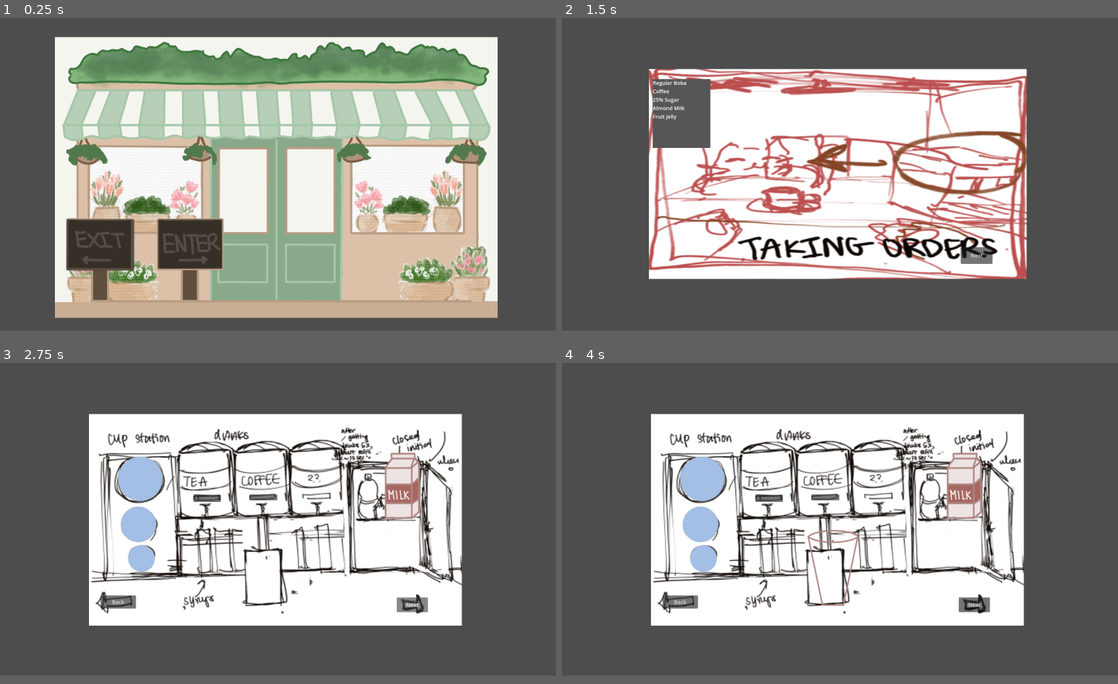
Above: before the commit, frames 1-4 (two rows, left to right).
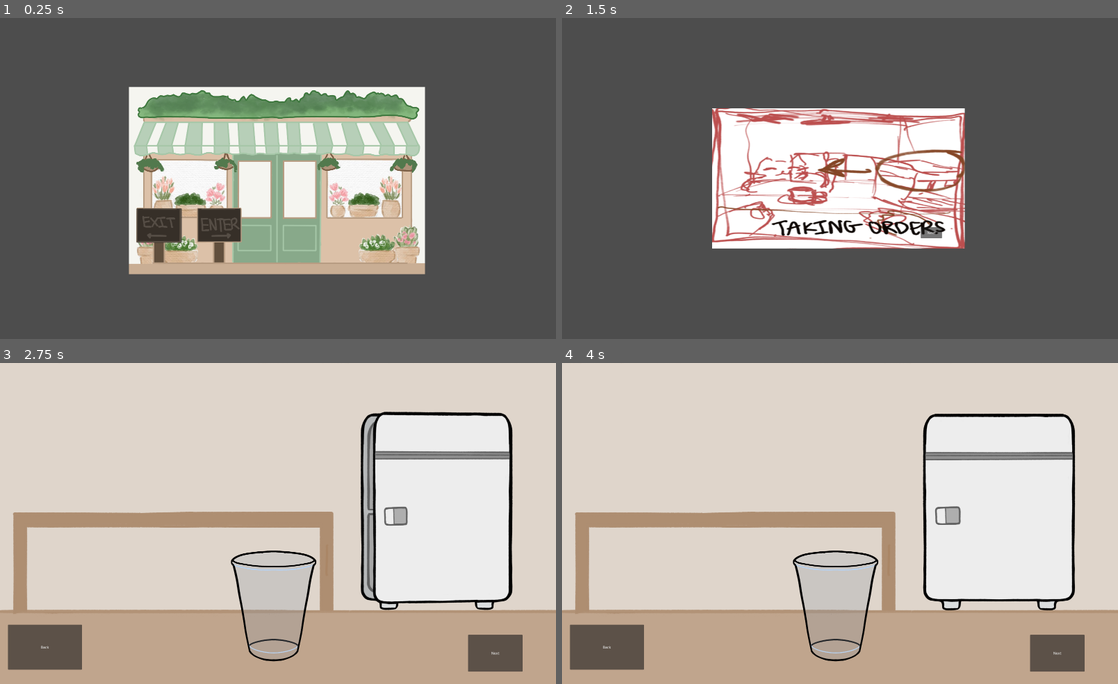
Above: after the commit, the same moments.

Repository: Lyra126/boba-cat
Game: Godot game, scene res://scenes/start_screen/main_scene.tscn
The game is run twice, just before and just after one commit, with the same random seed, the same clock (stepped at 60 frames per second) and the same inputs.
Inputs (mouse positions are in pixels of both pictures, inside the frame that each line leads up to; where the layout moved, square brackets give the same spot in the first picture):
- Up to frame 1 (0.25 s): no input
- Up to frame 2 (1.5 s): click (778, 220) [751, 242] at 0.5 s; tap Enter at 1.25 s; move the mouse to (812, 236) at 1.27 s; press the mouse at (812, 236) at 1.28 s
- Up to frame 3 (2.75 s): release the mouse at (250, 581) at 2 s; click "Next" at 2 s
- Up to frame 4 (4 s): click (701, 478) at 2.77 s; click (701, 523) at 3.52 s
In our replay, the window is 800x450 before the commit and 800x462 after it. These sizes can differ from the game's own. Grey fills any space a smaller window leaves; there, only what the larger window draws over its background counts as a difference.

The runs differ from the first frame. In frame 1, 59% of the frame differs, in the area x 9-90%, y 5-94%; in frame 2, 33%; in frame 3, 87%, in the area x 0-100%, y 0-98%; in frame 4, 86%.

Commit message:
created fridge, configured cup to liquids
- added background as well
- made global variable to ensure that multiple things cannot be clicked at once

Diff:
--- /dev/null
+++ b/global.gd
@@ -0,0 +1,3 @@
+extends Node
+
+var SomethingBeingClickedRn = false
--- a/project.godot
+++ b/project.godot
@@ -15,12 +15,16 @@
 config/features=PackedStringArray("4.2", "GL Compatibility")
 config/icon="res://assets/icon.svg"
 
+[autoload]
+
+global="*res://global.gd"
+
 [display]
 
 window/size/viewport_width=2560
-window/size/viewport_height=1440
+window/size/viewport_height=1480
 window/stretch/aspect="expand"
-window/stretch/scale=1.51
+window/stretch/scale=1.01
 
 [input]
 
--- a/scenes/customer_line/customer_line.gd
+++ b/scenes/customer_line/customer_line.gd
@@ -1,19 +1,9 @@
 extends Node2D
 
-var OrderForm
 
 # Called when the node enters the scene tree for the first time.
 func _ready():
 	$Next.pressed.connect(self._on_next_pressed)
-	OrderForm = preload("res://scenes/OrderForm/OrderForm.tscn").instantiate()
-	add_child(OrderForm)
-	showOrder()
-
-func showOrder():
-	OrderForm.show()
-
-func hideOrder():
-	OrderForm.hide()
 
 
 # Called every frame. 'delta' is the elapsed time since the previous frame.
@@ -22,4 +12,4 @@
 
 
 func _on_next_pressed():
-	get_tree().change_scene_to_file("res://scenes/drink_station/make_boba.tscn")
+	get_tree().change_scene_to_file("res://scenes/drink_station/liquid_station.tscn")
--- /dev/null
+++ b/scenes/drink_station/cup.gd
@@ -0,0 +1,71 @@
+extends Node2D
+
+var selected
+var offset = Vector2.ZERO
+var rest_point
+var rest_nodes = []
+var tea_droppable = false
+var body_ref
+var target_position
+var pouring_milk
+var pour_milk_left = false
+var pour_milk_right = true
+var cup_droppable_position = Vector2(800,173)
+
+# Called when the node enters the scene tree for the first time.
+func _ready():
+	pass # Replace with function body.
+
+
+# Called every frame. 'delta' is the elapsed time since the previous frame.
+func _process(delta):
+	pass
+
+func _on_cup_pick_up_input_event(viewport, event, shape_idx):
+	if Input.is_action_just_pressed("click") and not global.SomethingBeingClickedRn:
+		selected = true
+		global.SomethingBeingClickedRn = true;
+		offset = get_global_mouse_position() - global_position
+
+func _physics_process(delta):
+	if selected:
+		target_position = get_global_mouse_position() - offset
+		global_position = lerp(global_position, target_position, 15 * delta) # Smooth animation during dragging
+		#look_at(get_local_mouse_position())
+	else:
+		#global_position = lerp(global_position, Vector2.ZERO, 10 * delta)
+		rotation = lerp_angle(rotation, 0, 10 * delta)
+
+func _input(event):
+	if selected:
+		if event is InputEventMouseButton:
+			if event.button_index == MOUSE_BUTTON_LEFT and event.pressed:
+				if tea_droppable:
+					print("placeholder")
+				else:
+					global_position = lerp(global_position, Vector2.ZERO, 1)
+					selected = false
+					global.SomethingBeingClickedRn = false;
+				#if cup_droppable:
+					#milk_anim.show()
+					#milk_still.hide()
+					#if mouse_position.x > cup_droppable_position.x:
+						#if Input.is_action_just_pressed("click"):
+							#milk_anim.play("pouring_milk_right")
+					#elif mouse_position.x < cup_droppable_position.x:
+						#if Input.is_action_just_pressed("click"):
+							#milk_anim.play("pouring_milk_left")
+				#else:
+					#selected = false
+
+
+func _on_cup_pick_up_body_entered(body):
+	if body.is_in_group('tea-droppable'):
+		tea_droppable = true
+		print('inside')
+
+
+func _on_cup_pick_up_body_exited(body):
+	if body.is_in_group('tea-droppable'):
+		tea_droppable = false
+		print('outside')
--- /dev/null
+++ b/scenes/drink_station/fridge.gd
@@ -0,0 +1,41 @@
+extends Node2D
+@onready var semi_open = $FridgeSemiopen
+@onready var closed = $FridgeClosed
+@onready var open = $FridgeOpen
+
+var clicked = false
+
+# Called when the node enters the scene tree for the first time.
+func _ready():
+	closed.show()
+	open.hide()
+	semi_open.hide()
+
+# Called every frame. 'delta' is the elapsed time since the previous frame.
+func _process(delta):
+	pass
+
+func _on_area_2d_mouse_entered():
+	if not clicked:
+		semi_open.show()
+		closed.hide()
+		pass
+
+func _on_area_2d_input_event(viewport, event, shape_idx):
+	if event is InputEventMouseButton and event.button_index == MOUSE_BUTTON_LEFT:
+		if event.pressed:
+			open.show()
+			closed.hide()
+			semi_open.hide()
+			clicked = true
+	if event is InputEventMouseButton and event.button_index == MOUSE_BUTTON_RIGHT:
+		if event.pressed:
+			open.hide()
+			closed.show()
+			clicked = false
+
+func _on_area_2d_mouse_exited():
+	if not clicked:
+		closed.show()
+		semi_open.hide()
+	#open.hide()
--- /dev/null
+++ b/scenes/drink_station/liquid_station.gd
@@ -0,0 +1,60 @@
+extends Node2D
+
+var cupsize : String = ""
+var small : Texture = preload("res://assets/small.png")
+var medium : Texture = preload("res://assets/med.png")
+var large : Texture = preload("res://assets/large.png")
+var smallTea : Texture = preload("res://assets/smallTea.png")
+var medTea : Texture = preload("res://assets/medTea.png")
+var largeTea : Texture = preload("res://assets/largeTea.png")
+var smallCoffee : Texture = preload("res://assets/smallCoffee.png")
+var medCoffee : Texture = preload("res://assets/medCoffee.png")
+var largeCoffee : Texture = preload("res://assets/largeCoffee.png")
+
+
+# Called when the node enters the scene tree for the first time.
+func _ready():
+	$Back.pressed.connect(self._on_back_pressed)
+	$Next.pressed.connect(self._on_next_pressed)
+
+
+# Called every frame. 'delta' is the elapsed time since the previous frame.
+func _process(delta):
+	pass
+
+func _on_back_pressed():
+	get_tree().change_scene_to_file("res://scenes/customer_line/customer_line.tscn")
+
+
+func _on_next_pressed():
+	print("no next scene yet")
+
+func _on_largecup_pressed():
+	$cupsize/cup.set_texture(large)
+	cupsize = "l"
+
+func _on_medcup_pressed():
+	$cupsize/cup.set_texture(medium)
+	cupsize = "m"
+
+func _on_smallcup_pressed():
+	$cupsize/cup.set_texture(small)
+	cupsize = "s"
+
+func _on_tea_pressed():
+	if ($cupsize/cup.get_texture() != null && cupsize != null):
+		if(cupsize == "s"):
+			$cupsize/cup.set_texture(smallTea)
+		elif(cupsize == "m"):
+			$cupsize/cup.set_texture(medTea)
+		elif(cupsize == "l"):
+			$cupsize/cup.set_texture(largeTea)
+
+func _on_coffee_pressed():
+	if ($cupsize/cup.get_texture() != null && cupsize != null):
+		if(cupsize == "s"):
+			$cupsize/cup.set_texture(smallCoffee)
+		elif(cupsize == "m"):
+			$cupsize/cup.set_texture(medCoffee)
+		elif(cupsize == "l"):
+			$cupsize/cup.set_texture(largeCoffee)
--- /dev/null
+++ b/scenes/drink_station/liquid_station.tscn
@@ -0,0 +1,265 @@
+[gd_scene load_steps=25 format=3 uid="uid://cspsfyf0b2txa"]
+
+[ext_resource type="Script" path="res://scenes/drink_station/liquid_station.gd" id="1_p4uih"]
+[ext_resource type="Script" path="res://scenes/drink_station/milk.gd" id="4_t0iax"]
+[ext_resource type="Texture2D" uid="uid://c8gnhm635xay6" path="res://assets/milk.png" id="5_i0ygq"]
+[ext_resource type="Script" path="res://scenes/drink_station/cup.gd" id="6_68ikd"]
+[ext_resource type="Texture2D" uid="uid://bj3pkyveuc65m" path="res://assets/liquid_station/animations/milk-animation/left_1.png" id="6_j6uy8"]
+[ext_resource type="Texture2D" uid="uid://bay72gropcdqv" path="res://assets/liquid_station/animations/milk-animation/left_2.png" id="7_d4jhd"]
+[ext_resource type="Texture2D" uid="uid://bta4ltp57uqsf" path="res://assets/liquid_station/animations/milk-animation/left_3.png" id="8_icfsp"]
+[ext_resource type="Texture2D" uid="uid://bdrjrgklxsjyp" path="res://assets/liquid_station/animations/milk-animation/right_1.png" id="9_8k3xs"]
+[ext_resource type="Texture2D" uid="uid://dk6r4kuqj4c6s" path="res://assets/liquid_station/animations/milk-animation/right_2.png" id="10_uk5f7"]
+[ext_resource type="Texture2D" uid="uid://dhe327i4mbvmg" path="res://assets/liquid_station/animations/milk-animation/right_3.png" id="11_42k4m"]
+[ext_resource type="Texture2D" uid="uid://26n3xfp856d1" path="res://assets/liquid_station/assets/fridge_closed.png" id="12_0otd3"]
+[ext_resource type="Texture2D" uid="uid://d3nshuiqio30k" path="res://assets/liquid_station/assets/background.png" id="13_8b6s5"]
+[ext_resource type="Script" path="res://scenes/drink_station/fridge.gd" id="13_ay75l"]
+[ext_resource type="Texture2D" uid="uid://b41ak5nosuxyo" path="res://assets/liquid_station/assets/fridge_open.png" id="14_dxkqo"]
+[ext_resource type="Texture2D" uid="uid://jastphwwwg00" path="res://assets/liquid_station/assets/fridge_semiopen.png" id="14_ulmdc"]
+[ext_resource type="Texture2D" uid="uid://bc4d8sl6v755m" path="res://assets/liquid_station/assets/front_cup.png" id="16_it5lc"]
+[ext_resource type="Texture2D" uid="uid://21cd7rwmx4u3" path="res://assets/liquid_station/assets/back_cup.png" id="17_yy1ah"]
+
+[sub_resource type="RectangleShape2D" id="RectangleShape2D_l4hdd"]
+size = Vector2(698, 823.5)
+
+[sub_resource type="GDScript" id="GDScript_fnsfk"]
+script/source = "extends StaticBody2D
+
+
+# Called when the node enters the scene tree for the first time.
+func _ready():
+	modulate = Color(Color.MEDIUM_AQUAMARINE, 0.7)
+
+# Called every frame. 'delta' is the elapsed time since the previous frame.
+func _process(delta):
+	#print(global_position)
+	pass
+
+func select():
+	for child in get_tree().get_nodes_in_group(\"droppable\"):
+		child.deselect()
+	modulate = Color.BLUE
+
+func deselect():
+	modulate = Color.WHITE
+"
+
+[sub_resource type="RectangleShape2D" id="RectangleShape2D_wx7pv"]
+size = Vector2(354, 487.883)
+
+[sub_resource type="RectangleShape2D" id="RectangleShape2D_dphaq"]
+size = Vector2(334, 481.5)
+
+[sub_resource type="RectangleShape2D" id="RectangleShape2D_lc8p1"]
+size = Vector2(396, 439)
+
+[sub_resource type="RectangleShape2D" id="RectangleShape2D_457jg"]
+size = Vector2(98.6572, 167.669)
+
+[sub_resource type="SpriteFrames" id="SpriteFrames_bxd5m"]
+animations = [{
+"frames": [{
+"duration": 1.0,
+"texture": ExtResource("5_i0ygq")
+}],
+"loop": true,
+"name": &"milk",
+"speed": 1.0
+}, {
+"frames": [{
+"duration": 1.0,
+"texture": ExtResource("6_j6uy8")
+}, {
+"duration": 1.0,
+"texture": ExtResource("7_d4jhd")
+}, {
+"duration": 1.0,
+"texture": ExtResource("8_icfsp")
+}, {
+"duration": 1.0,
+"texture": ExtResource("6_j6uy8")
+}, {
+"duration": 1.0,
+"texture": ExtResource("7_d4jhd")
+}, {
+"duration": 1.0,
+"texture": ExtResource("8_icfsp")
+}],
+"loop": false,
+"name": &"pouring_milk_left",
+"speed": 5.0
+}, {
+"frames": [{
+"duration": 1.0,
+"texture": ExtResource("9_8k3xs")
+}, {
+"duration": 1.0,
+"texture": ExtResource("10_uk5f7")
+}, {
+"duration": 1.0,
+"texture": ExtResource("11_42k4m")
+}, {
+"duration": 1.0,
+"texture": ExtResource("9_8k3xs")
+}, {
+"duration": 1.0,
+"texture": ExtResource("10_uk5f7")
+}, {
+"duration": 1.0,
+"texture": ExtResource("11_42k4m")
+}],
+"loop": false,
+"name": &"pouring_milk_right",
+"speed": 5.0
+}]
+
+[node name="liquid_station" type="Node2D"]
+script = ExtResource("1_p4uih")
+
+[node name="Camera2D" type="Camera2D" parent="."]
+
+[node name="Back" type="Button" parent="."]
+offset_left = -1231.0
+offset_top = 462.0
+offset_right = -893.0
+offset_bottom = 667.0
+text = "Back"
+metadata/_edit_use_anchors_ = true
+
+[node name="Next" type="Button" parent="."]
+offset_left = 866.0
+offset_top = 508.0
+offset_right = 1115.0
+offset_bottom = 676.0
+text = "Next"
+metadata/_edit_use_anchors_ = true
+
+[node name="fridge" type="Node2D" parent="."]
+script = ExtResource("13_ay75l")
+
+[node name="fridge_area" type="Area2D" parent="fridge"]
+position = Vector2(706, -29)
+metadata/_edit_lock_ = true
+
+[node name="CollisionShape2D" type="CollisionShape2D" parent="fridge/fridge_area"]
+position = Vector2(16, -44)
+shape = SubResource("RectangleShape2D_l4hdd")
+metadata/_edit_lock_ = true
+
+[node name="FridgeClosed" type="Sprite2D" parent="fridge"]
+visible = false
+z_index = 2
+position = Vector2(728.17, -54.71)
+scale = Vector2(1.06, 1.06)
+texture = ExtResource("12_0otd3")
+metadata/_edit_lock_ = true
+
+[node name="FridgeOpen" type="Sprite2D" parent="fridge"]
+z_index = -2
+position = Vector2(728.17, -55.71)
+scale = Vector2(1.06, 1.06)
+texture = ExtResource("14_dxkqo")
+metadata/_edit_lock_ = true
+
+[node name="FridgeSemiopen" type="Sprite2D" parent="fridge"]
+visible = false
+z_index = 2
+position = Vector2(726.17, -56.71)
+scale = Vector2(1.06, 1.06)
+texture = ExtResource("14_ulmdc")
+metadata/_edit_lock_ = true
+
+[node name="cup" type="Node2D" parent="."]
+script = ExtResource("6_68ikd")
+
+[node name="cup_spot" type="StaticBody2D" parent="cup" groups=["cup_drop", "droppable"]]
+script = SubResource("GDScript_fnsfk")
+
+[node name="CollisionShape2D" type="CollisionShape2D" parent="cup/cup_spot"]
+position = Vector2(-21, 377)
+shape = SubResource("RectangleShape2D_wx7pv")
+one_way_collision_margin = 0.0
+
+[node name="cup_sprite" type="Node2D" parent="cup"]
+
+[node name="FrontCup" type="Sprite2D" parent="cup/cup_sprite"]
+z_index = 5
+position = Vector2(-18, 362)
+scale = Vector2(0.641872, 0.641872)
+texture = ExtResource("16_it5lc")
+
+[node name="BackCup" type="Sprite2D" parent="cup/cup_sprite"]
+position = Vector2(-18, 362)
+scale = Vector2(0.642054, 0.642054)
+texture = ExtResource("17_yy1ah")
+
+[node name="cup_pick_up" type="Area2D" parent="cup/cup_sprite"]
+
+[node name="CollisionShape2D" type="CollisionShape2D" parent="cup/cup_sprite/cup_pick_up"]
+position = Vector2(-23, 376.25)
+shape = SubResource("RectangleShape2D_dphaq")
+
+[node name="Liquid Types" type="Control" parent="."]
+layout_mode = 3
+anchors_preset = 0
+offset_right = 40.0
+offset_bottom = 40.0
+metadata/_edit_use_anchors_ = true
+
+[node name="tea" type="StaticBody2D" parent="Liquid Types" groups=["tea-droppable"]]
+
+[node name="CollisionShape2D" type="CollisionShape2D" parent="Liquid Types/tea"]
+position = Vector2(-938, -266)
+shape = SubResource("RectangleShape2D_lc8p1")
+
+[node name="Milk Types" type="Control" parent="."]
+layout_mode = 3
+anchors_preset = 0
+offset_right = 40.0
+offset_bottom = 40.0
+metadata/_edit_use_anchors_ = true
+
+[node name="milk" type="Node2D" parent="Milk Types"]
+script = ExtResource("4_t0iax")
+
+[node name="milkSprite" type="Sprite2D" parent="Milk Types/milk"]
+position = Vector2(902.187, -205.219)
+scale = Vector2(1.69881, 1.6212)
+texture = ExtResource("5_i0ygq")
+
+[node name="milkArea" type="Area2D" parent="Milk Types/milk/milkSprite"]
+position = Vector2(-4.23083, 16.6158)
+scale = Vector2(0.900931, 0.960653)
+
+[node name="CollisionShape2D" type="CollisionShape2D" parent="Milk Types/milk/milkSprite/milkArea"]
+position = Vector2(5.22693, -13.0812)
+shape = SubResource("RectangleShape2D_457jg")
+
+[node name="milk_animations" type="AnimatedSprite2D" parent="Milk Types/milk"]
+position = Vector2(901.188, -204.219)
+scale = Vector2(1.65893, 1.64399)
+sprite_frames = SubResource("SpriteFrames_bxd5m")
+animation = &"milk"
+
+[node name="background" type="TextureRect" parent="."]
+z_index = -6
+offset_left = -1274.0
+offset_top = -804.0
+offset_right = 1276.0
+offset_bottom = 733.0
+size_flags_horizontal = 4
+texture = ExtResource("13_8b6s5")
+metadata/_edit_lock_ = true
+
+[connection signal="pressed" from="Back" to="." method="_on_button_pressed"]
+[connection signal="pressed" from="Next" to="." method="_on_button_2_pressed"]
+[connection signal="input_event" from="fridge/fridge_area" to="fridge" method="_on_area_2d_input_event"]
+[connection signal="mouse_entered" from="fridge/fridge_area" to="fridge" method="_on_area_2d_mouse_entered"]
+[connection signal="mouse_exited" from="fridge/fridge_area" to="fridge" method="_on_area_2d_mouse_exited"]
+[connection signal="body_entered" from="cup/cup_sprite/cup_pick_up" to="cup" method="_on_cup_pick_up_body_entered"]
+[connection signal="body_exited" from="cup/cup_sprite/cup_pick_up" to="cup" method="_on_cup_pick_up_body_exited"]
+[connection signal="input_event" from="cup/cup_sprite/cup_pick_up" to="cup" method="_on_cup_pick_up_input_event"]
+[connection signal="body_entered" from="Milk Types/milk/milkSprite/milkArea" to="Milk Types/milk" method="_on_milk_area_body_entered"]
+[connection signal="body_exited" from="Milk Types/milk/milkSprite/milkArea" to="Milk Types/milk" method="_on_milk_area_body_exited"]
+[connection signal="input_event" from="Milk Types/milk/milkSprite/milkArea" to="Milk Types/milk" method="_on_milk_area_input_event"]
+[connection signal="animation_finished" from="Milk Types/milk/milk_animations" to="Milk Types/milk" method="_on_milk_animations_animation_finished"]
+[connection signal="animation_looped" from="Milk Types/milk/milk_animations" to="Milk Types/milk" method="_on_milk_animations_animation_looped"]
--- a/scenes/drink_station/make_boba.tscn
+++ b/scenes/drink_station/make_boba.tscn
@@ -5,12 +5,12 @@
 [ext_resource type="Texture2D" uid="uid://ooy1y8vts1b5" path="res://assets/download-removebg-preview.png" id="2_fwgpi"]
 [ext_resource type="Script" path="res://scenes/drink_station/milk.gd" id="3_wtyj4"]
 [ext_resource type="Texture2D" uid="uid://c8gnhm635xay6" path="res://assets/milk.png" id="4_21wc3"]
-[ext_resource type="Texture2D" uid="uid://bj3pkyveuc65m" path="res://assets/animations/milk-animation/Untitled_Artwork-1 2.png" id="5_byvbw"]
-[ext_resource type="Texture2D" uid="uid://bay72gropcdqv" path="res://assets/animations/milk-animation/Untitled_Artwork-2 3.png" id="6_nscbu"]
-[ext_resource type="Texture2D" uid="uid://bta4ltp57uqsf" path="res://assets/animations/milk-animation/Untitled_Artwork-3 2.png" id="7_c8l71"]
-[ext_resource type="Texture2D" uid="uid://bdrjrgklxsjyp" path="res://assets/animations/milk-animation/Untitled_Artwork-1.png" id="8_gf7pw"]
-[ext_resource type="Texture2D" uid="uid://dk6r4kuqj4c6s" path="res://assets/animations/milk-animation/Untitled_Artwork-2 2.png" id="9_v21vo"]
-[ext_resource type="Texture2D" uid="uid://dhe327i4mbvmg" path="res://assets/animations/milk-animation/Untitled_Artwork-3.png" id="10_ph5m0"]
+[ext_resource type="Texture2D" uid="uid://bj3pkyveuc65m" path="res://assets/liquid_station/animations/milk-animation/left_1.png" id="5_byvbw"]
+[ext_resource type="Texture2D" uid="uid://bay72gropcdqv" path="res://assets/liquid_station/animations/milk-animation/left_2.png" id="6_nscbu"]
+[ext_resource type="Texture2D" uid="uid://bta4ltp57uqsf" path="res://assets/liquid_station/animations/milk-animation/left_3.png" id="7_c8l71"]
+[ext_resource type="Texture2D" uid="uid://bdrjrgklxsjyp" path="res://assets/liquid_station/animations/milk-animation/right_1.png" id="8_gf7pw"]
+[ext_resource type="Texture2D" uid="uid://dk6r4kuqj4c6s" path="res://assets/liquid_station/animations/milk-animation/right_2.png" id="9_v21vo"]
+[ext_resource type="Texture2D" uid="uid://dhe327i4mbvmg" path="res://assets/liquid_station/animations/milk-animation/right_3.png" id="10_ph5m0"]
 
 [sub_resource type="RectangleShape2D" id="RectangleShape2D_457jg"]
 size = Vector2(94.3307, 160.305)
--- a/scenes/drink_station/milk.gd
+++ b/scenes/drink_station/milk.gd
@@ -13,7 +13,7 @@
 var pouring_milk
 var pour_milk_left = false
 var pour_milk_right = true
-var cup_droppable_position = Vector2(800,173)
+var cup_droppable_position = Vector2(-200,173)
 
 # Called when the node enters the scene tree for the first time.
 func _ready():
@@ -25,8 +25,9 @@
 	pass
 
 func _on_milk_area_input_event(viewport, event, shape_idx):
-	if Input.is_action_pressed("click"):
+	if Input.is_action_pressed("click") and not global.SomethingBeingClickedRn:
 		selected = true
+		global.SomethingBeingClickedRn = true;
 		offset = get_global_mouse_position() - global_position
 
 func _physics_process(delta):
@@ -40,6 +41,7 @@
 
 func _on_milk_animations_animation_finished():
 	selected = false
+	global.SomethingBeingClickedRn = false;
 	milk_anim.stop()
 	milk_anim.hide()
 	milk_still.show()
@@ -68,6 +70,7 @@
 							milk_anim.play("pouring_milk_left")
 				else:
 					selected = false
+					global.SomethingBeingClickedRn = false
 
 
 func _on_milk_area_body_entered(body):
Renamed: assets/animations/milk-animation/Untitled_Artwork-1 2.png -> assets/liquid_station/animations/milk-animation/left_1.png
Not shown, changed: assets/liquid_station/animations/milk-animation/left_1.png.import
Renamed: assets/animations/milk-animation/Untitled_Artwork-2 3.png -> assets/liquid_station/animations/milk-animation/left_2.png
Not shown, added: assets/liquid_station/animations/milk-animation/left_2.png.import
Renamed: assets/animations/milk-animation/Untitled_Artwork-3 2.png -> assets/liquid_station/animations/milk-animation/left_3.png
Not shown, added: assets/liquid_station/animations/milk-animation/left_3.png.import
Renamed: assets/animations/milk-animation/Untitled_Artwork-1.png -> assets/liquid_station/animations/milk-animation/right_1.png
Not shown, changed: assets/liquid_station/animations/milk-animation/right_1.png.import
Renamed: assets/animations/milk-animation/Untitled_Artwork-2 2.png -> assets/liquid_station/animations/milk-animation/right_2.png
Not shown, added: assets/liquid_station/animations/milk-animation/right_2.png.import
Renamed: assets/animations/milk-animation/Untitled_Artwork-3.png -> assets/liquid_station/animations/milk-animation/right_3.png
Not shown, changed: assets/liquid_station/animations/milk-animation/right_3.png.import
(and 14 more such lines)
